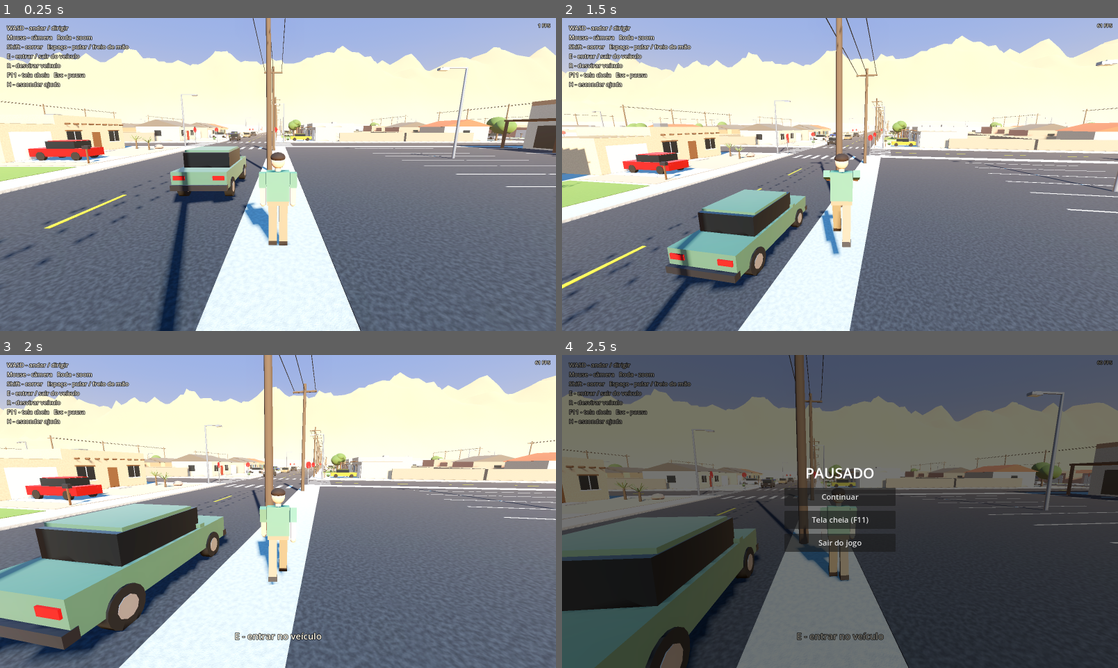
Above: before the commit, frames 1-4 (two rows, left to right).
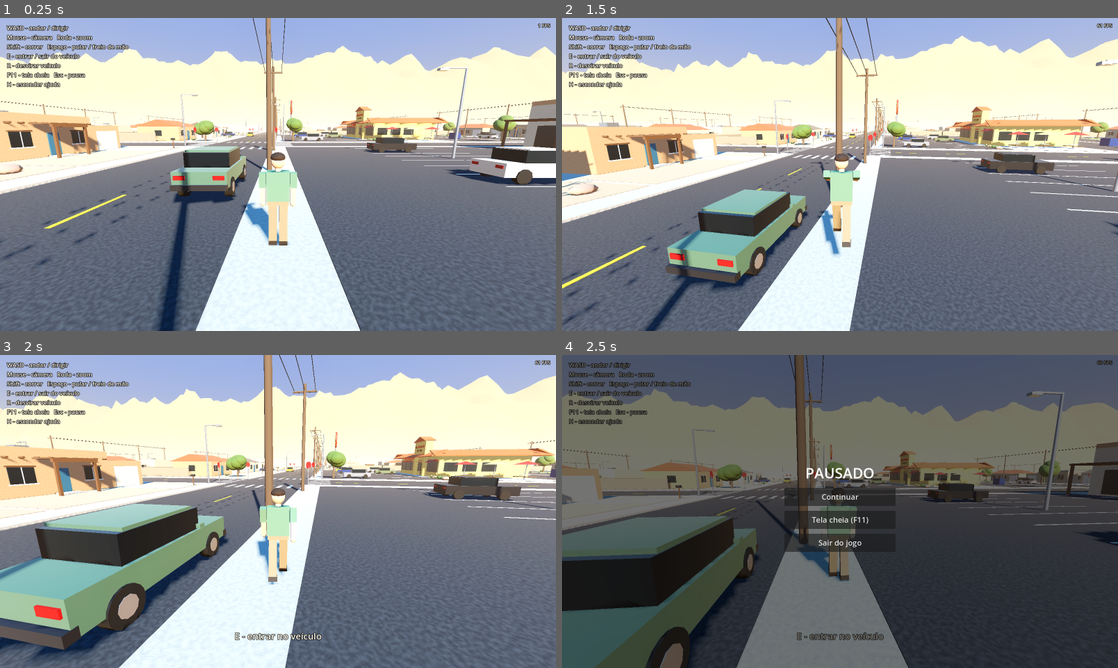
Above: after the commit, the same moments.

Repository: laudisio/desert-mvp
Game: Godot game, scene res://scenes/main.tscn
Two runs of this game, one before a commit and one after it. Both use one fixed random seed, a clock stepped at 60 frames per second and the inputs below.
Inputs (mouse positions are in pixels of both pictures, inside the frame that each line leads up to):
- Up to frame 1 (0.25 s): no input
- Up to frame 2 (1.5 s): move the mouse to (867, 174) at 0.52 s; hold E (interact) 0.53-1.28 s; hold W (move_forward) from 0.53 s (still down); tap Space (jump) at 0.77 s; move the mouse to (812, 174) at 1.27 s; tap Shift (sprint) at 1.35 s
- Up to frame 3 (2 s): keep holding W (move_forward); tap Space (jump) at 1.52 s
- Up to frame 4 (2.5 s): keep holding W (move_forward); move the mouse to (851, 505) at 2.02 s; tap P at 2.1 s

The runs differ from the first frame. In frame 1, 8.8% of the frame differs, in the area x 0-100%, y 26-54%; in frame 2, 9.9%, in the area x 0-100%, y 26-70%; in frame 3, 9.2%; in frame 4, 4.1%.

Commit message:
Adiciona restaurante de frango e casa de família inspirados na série
Co-Authored-By: Devin AI <158243242+devin-ai-integration[bot]@users.noreply.github.com>

Diff:
--- a/scripts/autotest.gd
+++ b/scripts/autotest.gd
@@ -90,6 +90,27 @@
     print("[autotest] rv speed=", rv.forward_speed(), " up.y=", rv.global_transform.basis.y.y)
     await _shot("08_rv_drive")
     Input.action_release("move_forward")
+    Input.action_press("move_back")
+    for i in 40:
+        if absf(rv.forward_speed()) < 1.5:
+            break
+        await _wait(0.1)
+    Input.action_release("move_back")
+    await _wait(0.5)
+    main.toggle_vehicle()
+    print("[autotest] exited rv: ", main.current_vehicle == null)
+    await _wait(0.5)
+    var city: City = main.city
+    player.teleport(city.restaurant_inside)
+    rig.yaw = city_yaw_toward(player.global_position, city.restaurant_counter)
+    await _wait(1.5)
+    print("[autotest] inside restaurant player=", player.global_position)
+    await _shot("12_restaurante_dentro")
+    var hxf := city.family_house_xf
+    player.teleport(hxf * Vector3(3.0, City.CURB + 0.1, -3.0))
+    rig.yaw = city_yaw_toward(player.global_position, hxf * Vector3(0, 0, 9.0))
+    await _wait(1.5)
+    await _shot("13_casa")
     # aerial
     rig.target = null
     rig.global_position = Vector3(-60, 90, -120)
@@ -101,6 +122,19 @@
     rig.rotation = Vector3(-0.05, -PI / 2.0, 0)
     await _wait(1.0)
     await _shot("10_mountains")
+    rig.global_position = hxf * Vector3(10.0, 12.0, 32.0)
+    rig.look_at(hxf * Vector3(0, 0, 14.0))
+    await _wait(1.0)
+    await _shot("14_casa_quintal")
+    var rp := city.restaurant_door
+    rig.global_position = rp + Vector3(28.0, 16.0, -22.0)
+    rig.look_at(rp + Vector3(4.0, 0, 8.0))
+    await _wait(1.0)
+    await _shot("15_restaurante_aereo")
+    rig.global_position = rp + Vector3(9.0, 2.2, -5.0)
+    rig.look_at(rp + Vector3(-1.0, 2.6, 6.0))
+    await _wait(1.0)
+    await _shot("11_restaurante")
     print("[autotest] done")
     get_tree().quit()
 
--- a/scripts/city.gd
+++ b/scripts/city.gd
@@ -15,6 +15,8 @@
 const HWY_IDX := 2
 const WEST_IDX := 3
 const HWY_END := 940.0
+const RESTAURANT_NAME := "POLLOS DORADOS"
+const RESTAURANT_TAGLINE := "FRIED CHICKEN"
 
 const STUCCO := [
     Color(0.86, 0.74, 0.58), Color(0.80, 0.62, 0.45), Color(0.90, 0.84, 0.72),
@@ -37,6 +39,10 @@
 var spawn_yaw := 0.0
 var sedan_spawn := Transform3D()
 var rv_spawn := Transform3D()
+var restaurant_door := Vector3.ZERO
+var restaurant_inside := Vector3.ZERO
+var restaurant_counter := Vector3.ZERO
+var family_house_xf := Transform3D()
 
 
 static func line(i: int) -> float:
@@ -121,6 +127,21 @@
     M.lamp = Mats.emissive("lamp", Color(1.0, 0.95, 0.8), 0.4)
     M.tail = Mats.solid("tail", Color(0.6, 0.05, 0.05), 0.4)
     M.pool = Mats.solid("pool", Color(0.2, 0.55, 0.75), 0.05, 0.1)
+    M.pollo_yellow = Mats.make("pollo_yellow", Color(0.98, 0.82, 0.45), "grain", 0.5, 0.95, "stucco")
+    M.sign_yellow = Mats.solid("sign_yellow", Color(1.0, 0.8, 0.2), 0.5)
+    M.pollo_red = Mats.solid("pollo_red", Color(0.72, 0.12, 0.07), 0.6)
+    M.pollo_tile = Mats.make("pollo_tile", Color(0.78, 0.36, 0.2), "grain", 1.2, 0.85, "rough")
+    M.floor_tile = Mats.make("floor_tile", Color(0.92, 0.86, 0.74), "concrete", 0.6, 0.5)
+    M.steel = Mats.solid("steel", Color(0.75, 0.76, 0.78), 0.3, 0.9)
+    M.booth = Mats.solid("booth", Color(0.62, 0.1, 0.08), 0.5)
+    M.menu_board = Mats.solid("menu_board", Color(0.08, 0.07, 0.06), 0.7)
+    M.ceiling_lamp = Mats.emissive("ceiling_lamp", Color(1.0, 0.94, 0.8), 2.0)
+    M.house_stucco = Mats.make("house_stucco", Color(0.84, 0.74, 0.6), "grain", 0.5, 0.95, "stucco")
+    M.house_trim = Mats.solid("house_trim", Color(0.36, 0.25, 0.17), 0.7)
+    M.house_roof = Mats.make("house_roof", Color(0.36, 0.29, 0.24), "grain", 1.0, 0.95, "rough")
+    M.brick = Mats.make("brick", Color(0.6, 0.34, 0.25), "grain", 1.0, 0.95, "rough")
+    M.lounge = Mats.solid("lounge", Color(0.93, 0.93, 0.9), 0.6)
+    M.family_car = Mats.solid("family_car", Color(0.5, 0.52, 0.38), 0.35, 0.5)
     M.cars = []
     for i in CAR_COLORS.size():
         M.cars.append(Mats.solid("car_%d" % i, CAR_COLORS[i], 0.35, 0.5))
@@ -267,6 +288,8 @@
         _vacant_block(b, cx, cz)
     elif bx == 1 and bz == 3:
         _park_block(b, cx, cz)
+    elif bx == 3 and bz == 2:
+        _restaurant_block(b, cx, cz)
     else:
         for row in 2:
             for k in 3:
@@ -276,7 +299,11 @@
                     xf = T(Vector3(lx, 0.0, cz - BLOCK * 0.5))
                 else:
                     xf = T(Vector3(lx, 0.0, cz + BLOCK * 0.5), PI)
-                _house_lot(b, xf)
+                if bx == 1 and bz == 2 and row == 0 and k == 2:
+                    family_house_xf = xf
+                    _family_house(b, xf)
+                else:
+                    _house_lot(b, xf)
     _street_furniture(b, cx, cz)
     b.build(self, "Block_%d_%d" % [bx, bz])
 
@@ -638,3 +665,279 @@
         cs.position = d * (WORLD_HALF + 5.0) + Vector3(0, 100, 0)
         body.add_child(cs)
     add_child(body)
+
+
+# ---------------------------------------------------------------- landmarks
+
+func _label(text: String, pos: Vector3, yaw: float, size: int, color: Color, double := false) -> Label3D:
+    var lbl := Label3D.new()
+    lbl.text = text
+    lbl.font_size = size
+    lbl.pixel_size = 0.008
+    lbl.outline_size = 14
+    lbl.modulate = color
+    lbl.double_sided = double
+    lbl.position = pos
+    lbl.rotation.y = yaw
+    add_child(lbl)
+    return lbl
+
+
+func _tilted(b: GeoBuilder, pos: Vector3, size: Vector3, axis: Vector3, angle: float, mat: Material) -> void:
+    b.box(Transform3D(Basis(axis, angle), pos), size, mat, false)
+
+
+func _restaurant_block(b: GeoBuilder, cx: float, cz: float) -> void:
+    var y0 := CURB
+    var H := 4.2
+    var x0 := cx - 16.0
+    var x1 := cx + 4.0
+    var z0 := cz - 3.0
+    var z1 := cz + 11.0
+    var mx := (x0 + x1) * 0.5
+    var mz := (z0 + z1) * 0.5
+    var door_x := cx - 10.0
+    var yellow: Material = M.pollo_yellow
+    var red: Material = M.pollo_red
+
+    # lot: parking, drive-thru lane, patio
+    b.box(T(Vector3(cx, y0 + 0.01, cz)), Vector3(BLOCK, 0.02, BLOCK), M.asphalt, false)
+    for row_z in [cz - 18.0, cz - 9.5]:
+        for k in range(-7, 7):
+            b.box(T(Vector3(cx - 4.0 + k * 2.7, y0 + 0.025, row_z)), Vector3(0.12, 0.01, 4.8), M.line_w, false)
+    b.box(T(Vector3(cx - 20.5, y0 + 0.03, mz)), Vector3(7.0, 0.04, 14.0), M.concrete, false)
+    b.box(T(Vector3(mx, y0 + 0.03, z0 - 1.4)), Vector3(21.0, 0.04, 2.6), M.concrete, false)
+    for zz in [cz - 4.0, cz + 4.0, cz + 12.0]:
+        b.box(T(Vector3(cx + 7.5, y0 + 0.025, zz)), Vector3(0.25, 0.01, 2.2), M.line_y, false)
+    b.box(T(Vector3(cx + 5.0, y0 + 0.08, cz + 4.0)), Vector3(0.35, 0.16, 30.0), M.concrete)
+
+    # floor + walls
+    b.box(T(Vector3(mx, y0 + 0.03, mz)), Vector3(x1 - x0, 0.04, z1 - z0), M.floor_tile, false)
+    var t := 0.3
+    # front wall with windows and a door gap
+    for seg in [[x0, door_x - 1.2], [door_x + 1.2, x1]]:
+        var a: float = seg[0]
+        var c: float = seg[1]
+        var sx := (a + c) * 0.5
+        var w := c - a
+        b.shape_box(T(Vector3(sx, y0 + H * 0.5, z0)), Vector3(w, H, t))
+        b.box(T(Vector3(sx, y0 + 0.45, z0)), Vector3(w, 0.9, t), yellow, false)
+        b.box(T(Vector3(sx, y0 + 1.95, z0)), Vector3(w - 0.2, 2.1, 0.08), M.glass, false)
+        b.box(T(Vector3(sx, y0 + 3.6, z0)), Vector3(w, 1.2, t), yellow, false)
+        var mullions := int(w / 2.6)
+        for k in mullions + 1:
+            b.box(T(Vector3(a + 0.1 + k * (w - 0.2) / maxf(mullions, 1), y0 + 1.95, z0 - 0.05)), Vector3(0.1, 2.1, 0.12), M.dark_metal, false)
+    b.box(T(Vector3(door_x, y0 + 3.4, z0)), Vector3(2.4, 1.6, t), yellow)
+    for sx in [-1.25, 1.25]:
+        b.box(T(Vector3(door_x + sx, y0 + 1.3, z0)), Vector3(0.12, 2.6, 0.35), M.dark_metal, false)
+    b.box(T(Vector3(mx, y0 + 3.05, z0 - 0.17)), Vector3(x1 - x0, 0.3, 0.06), red, false)
+    # back, sides, kitchen partition
+    b.box(T(Vector3(mx, y0 + H * 0.5, z1)), Vector3(x1 - x0, H, t), yellow)
+    b.box(T(Vector3(x0, y0 + H * 0.5, mz)), Vector3(t, H, z1 - z0), yellow)
+    b.box(T(Vector3(x1, y0 + H * 0.5, mz)), Vector3(t, H, z1 - z0), yellow)
+    for k in 3:
+        b.box(T(Vector3(x0 - 0.17, y0 + 1.9, z0 + 2.0 + k * 3.0)), Vector3(0.06, 1.6, 2.2), M.glass, false)
+    b.box(T(Vector3(x1 + 0.17, y0 + 1.5, cz + 8.5)), Vector3(0.06, 1.2, 1.6), M.glass, false)
+    b.box(T(Vector3(x1 + 0.6, y0 + 1.0, cz + 8.5)), Vector3(0.6, 0.08, 1.8), M.steel, false)
+    _label("DRIVE-THRU", Vector3(x1 + 0.2, y0 + 2.6, cz + 8.5), PI * 0.5, 70, Color(0.85, 0.12, 0.06))
+    var pz := cz + 7.5
+    b.box(T(Vector3((x0 + cx + 1.0) * 0.5, y0 + H * 0.5, pz)), Vector3(cx + 1.0 - x0, H, 0.2), yellow)
+    b.box(T(Vector3((cx + 3.0 + x1) * 0.5, y0 + H * 0.5, pz)), Vector3(x1 - cx - 3.0, H, 0.2), yellow)
+    b.box(T(Vector3(cx + 2.0, y0 + 3.4, pz)), Vector3(2.0, 1.6, 0.2), yellow, false)
+
+    # roof: flat deck + red tile mansard + entrance tower
+    b.box(T(Vector3(mx, y0 + H + 0.15, mz)), Vector3(x1 - x0 + 0.6, 0.3, z1 - z0 + 0.6), M.roof_flat)
+    var ang := 0.42
+    var bw := 2.6
+    var ry := y0 + H + 0.15
+    _tilted(b, Vector3(mx, ry, z0 - 0.75), Vector3(x1 - x0 + 3.2, 0.14, bw), Vector3.RIGHT, -ang, M.pollo_tile)
+    _tilted(b, Vector3(mx, ry, z1 + 0.75), Vector3(x1 - x0 + 3.2, 0.14, bw), Vector3.RIGHT, ang, M.pollo_tile)
+    _tilted(b, Vector3(x0 - 0.75, ry, mz), Vector3(bw, 0.14, z1 - z0 + 3.2), Vector3.BACK, ang, M.pollo_tile)
+    _tilted(b, Vector3(x1 + 0.75, ry, mz), Vector3(bw, 0.14, z1 - z0 + 3.2), Vector3.BACK, -ang, M.pollo_tile)
+    var tz := z0 - 0.9
+    for sx in [-2.3, 2.3]:
+        b.box(T(Vector3(door_x + sx, y0 + 2.4, tz)), Vector3(0.7, 4.8, 0.7), yellow)
+    b.box(T(Vector3(door_x, y0 + 5.6, tz + 0.35)), Vector3(5.3, 2.6, 1.4), yellow)
+    b.box(T(Vector3(door_x, y0 + 4.2, tz - 0.36)), Vector3(5.3, 0.25, 0.06), red, false)
+    b.mesh(GeoBuilder.prism_mesh(Vector3(5.9, 1.0, 2.0)), T(Vector3(door_x, y0 + 7.4, tz + 0.35)), M.pollo_tile)
+    b.box(T(Vector3(door_x, y0 + 2.9, tz)), Vector3(4.0, 0.15, 1.6), yellow, false)
+    _label(RESTAURANT_NAME, Vector3(door_x, y0 + 5.9, tz - 0.4), PI, 64, Color(0.8, 0.1, 0.05))
+    _label(RESTAURANT_TAGLINE, Vector3(door_x, y0 + 5.15, tz - 0.4), PI, 44, Color(0.35, 0.18, 0.08))
+    _label(RESTAURANT_NAME, Vector3(cx - 1.5, y0 + 3.6, z0 - 0.2), PI, 90, Color(0.8, 0.1, 0.05))
+    for k in 3:
+        _tilted(b, Vector3(x0 + 1.6 + k * 1.9, y0 + 3.0, z0 - 0.55), Vector3(1.7, 0.06, 1.1), Vector3.RIGHT, -0.5, red)
+
+    # interior
+    var ctr_z := cz + 4.8
+    b.box(T(Vector3(cx - 5.0, y0 + 0.55, ctr_z)), Vector3(14.0, 1.1, 0.8), red)
+    b.box(T(Vector3(cx - 5.0, y0 + 1.13, ctr_z)), Vector3(14.2, 0.06, 1.0), M.steel, false)
+    for k in 3:
+        b.box(T(Vector3(cx - 9.0 + k * 4.0, y0 + 1.3, ctr_z)), Vector3(0.45, 0.3, 0.35), M.dark_metal, false)
+    var items := [
+        "COMBO 1 .... $5.99\nCOMBO 2 .... $7.49\nCOMBO 3 .... $8.99",
+        RESTAURANT_NAME + "\n" + RESTAURANT_TAGLINE,
+        "CURLY FRIES .. $1.99\nCORN ........ $1.49\nTEA ......... $0.99",
+    ]
+    for k in 3:
+        var mxk := cx - 9.0 + k * 4.0
+        b.box(T(Vector3(mxk, y0 + 2.9, pz - 0.14)), Vector3(3.6, 1.2, 0.06), M.menu_board, false)
+        _label(items[k], Vector3(mxk, y0 + 2.9, pz - 0.18), PI, 30 if k != 1 else 36, Color(1.0, 0.86, 0.45) if k == 1 else Color(0.95, 0.95, 0.9))
+    for k in 3:
+        b.box(T(Vector3(cx - 11.0 + k * 3.5, y0 + 0.5, z1 - 0.7)), Vector3(1.6, 1.0, 1.0), M.steel)
+        b.box(T(Vector3(cx - 11.0 + k * 3.5, y0 + 1.75, z1 - 0.5)), Vector3(1.6, 0.9, 0.6), M.steel, false)
+    b.box(T(Vector3(cx + 0.5, y0 + 0.5, cz + 9.0)), Vector3(3.0, 1.0, 1.0), M.steel)
+    for row in 2:
+        for k in 4:
+            var p := Vector3(x0 + 1.6 + k * 2.8, y0, z0 + 1.6 + row * 2.6)
+            b.mesh(GeoBuilder.cyl_mesh(0.55, 0.55, 0.06, 14), T(p + Vector3(0, 0.76, 0)), M.lounge)
+            b.mesh(GeoBuilder.cyl_mesh(0.06, 0.06, 0.74, 6), T(p + Vector3(0, 0.37, 0)), M.dark_metal)
+            b.shape_box(T(p + Vector3(0, 0.4, 0)), Vector3(1.0, 0.8, 1.0))
+            for sz in [-0.8, 0.8]:
+                b.box(T(p + Vector3(0, 0.25, sz)), Vector3(0.45, 0.5, 0.45), M.booth, false)
+                b.box(T(p + Vector3(0, 0.75, sz + signf(sz) * 0.2)), Vector3(0.45, 0.6, 0.06), M.booth, false)
+    for lx in [cx - 12.5, cx - 6.0, cx + 0.5]:
+        for lz in [cz - 0.5, cz + 3.0, cz + 9.0]:
+            b.box(T(Vector3(lx, y0 + H - 0.03, lz)), Vector3(1.2, 0.04, 0.6), M.ceiling_lamp, false)
+    for lp in [Vector3(cx - 11.0, y0 + 3.5, cz + 1.5), Vector3(cx - 1.0, y0 + 3.5, cz + 1.5), Vector3(cx - 5.0, y0 + 3.5, cz + 9.2)]:
+        var l := OmniLight3D.new()
+        l.position = lp
+        l.omni_range = 9.0
+        l.light_energy = 1.4
+        l.light_color = Color(1.0, 0.9, 0.75)
+        l.shadow_enabled = false
+        add_child(l)
+
+    # patio tables with umbrellas
+    for k in 3:
+        var p := Vector3(cx - 20.5, y0, z0 + 2.0 + k * 4.2)
+        b.mesh(GeoBuilder.cyl_mesh(0.6, 0.6, 0.06, 12), T(p + Vector3(0, 0.76, 0)), M.lounge)
+        b.mesh(GeoBuilder.cyl_mesh(0.05, 0.05, 2.5, 6), T(p + Vector3(0, 1.25, 0)), M.metal)
+        b.mesh(GeoBuilder.cyl_mesh(0.05, 1.5, 0.5, 10), T(p + Vector3(0, 2.6, 0)), red if k % 2 == 0 else yellow)
+        b.shape_box(T(p + Vector3(0, 0.4, 0)), Vector3(1.2, 0.8, 1.2))
+        for sx in [-1.0, 1.0]:
+            b.box(T(p + Vector3(sx * 1.0, 0.45, 0)), Vector3(0.4, 0.08, 1.4), M.wood, false)
+
+    # drive-thru menu board
+    var mb := Vector3(cx + 9.8, y0, cz + 14.0)
+    b.box(T(mb + Vector3(0, 0.6, 0)), Vector3(0.2, 1.2, 0.2), M.dark_metal)
+    b.box(T(mb + Vector3(0, 1.7, 0)), Vector3(0.15, 1.4, 2.0), M.menu_board)
+    _label("MENU", mb + Vector3(-0.1, 2.15, 0), -PI * 0.5, 48, Color(1.0, 0.86, 0.45))
+
+    # pole sign
+    var sp := Vector3(cx + 19.0, y0, cz - 20.0)
+    b.mesh(GeoBuilder.cyl_mesh(0.22, 0.28, 9.0, 10), T(sp + Vector3(0, 4.5, 0)), M.metal)
+    b.shape_box(T(sp + Vector3(0, 4.5, 0)), Vector3(0.5, 9.0, 0.5))
+    var disc := Basis(Vector3.RIGHT, PI * 0.5)
+    b.mesh(GeoBuilder.cyl_mesh(2.5, 2.5, 0.45, 28), Transform3D(disc, sp + Vector3(0, 10.4, 0)), red)
+    b.mesh(GeoBuilder.cyl_mesh(2.2, 2.2, 0.5, 28), Transform3D(disc, sp + Vector3(0, 10.4, 0)), M.sign_yellow)
+    var sign_text := RESTAURANT_NAME.replace(" ", "\n")
+    _label(sign_text, sp + Vector3(0, 10.75, -0.27), PI, 96, Color(0.8, 0.1, 0.05))
+    _label(sign_text, sp + Vector3(0, 10.75, 0.27), 0.0, 96, Color(0.8, 0.1, 0.05))
+    _label(RESTAURANT_TAGLINE, sp + Vector3(0, 9.25, -0.27), PI, 40, Color(0.35, 0.18, 0.08))
+
+    # parked cars + landscaping
+    for k in 4:
+        var car_x := cx - 4.0 + rng.randi_range(-7, 5) * 2.7 + 1.35
+        _car_prop(b, T(Vector3(car_x, y0 + 0.02, cz - 18.0), PI if k % 2 == 0 else 0.0), M.cars[rng.randi() % M.cars.size()])
+    for k in 2:
+        var car_x2 := cx - 4.0 + rng.randi_range(-7, 5) * 2.7 + 1.35
+        _car_prop(b, T(Vector3(car_x2, y0 + 0.02, cz - 9.5)), M.cars[rng.randi() % M.cars.size()])
+    for p in [Vector3(cx - 23.0, y0, cz - 22.0), Vector3(cx + 23.0, y0, cz + 22.0), Vector3(cx - 23.0, y0, cz + 20.0)]:
+        _tree(b, T(p))
+    for k in 6:
+        _plant(b, T(Vector3(cx - 23.5 + k * 0.9, y0, cz - 5.0), rng.randf() * TAU))
+    b.box(T(Vector3(cx - 12.0, y0 + 0.75, cz + 19.0)), Vector3(2.0, 1.5, 1.4), M.cars[1])
+
+    restaurant_door = Vector3(door_x, y0 + 0.1, z0 - 6.0)
+    restaurant_inside = Vector3(cx - 2.0, y0 + 0.1, cz + 1.0)
+    restaurant_counter = Vector3(cx - 6.0, y0 + 1.5, ctr_z + 1.5)
+
+
+func _family_house(b: GeoBuilder, xf: Transform3D) -> void:
+    var y0 := CURB
+    var stucco: Material = M.house_stucco
+    var trim: Material = M.house_trim
+    var sb := 5.0
+    var d := 9.0
+    var h := 2.9
+    var hx0 := -7.0
+    var gx0 := 2.2
+    var hx1 := 7.0
+    var gx := (gx0 + hx1) * 0.5
+
+    # front yard, driveway, walkway
+    _bx(b, xf, Vector3((-7.8 + 2.4) * 0.5, y0 + 0.01, sb * 0.5), Vector3(10.2, 0.02, sb), M.lawn, false)
+    _bx(b, xf, Vector3(5.2, y0 + 0.01, sb * 0.5), Vector3(5.2, 0.02, sb), M.gravel, false)
+    _bx(b, xf, Vector3(gx, y0 + 0.02, sb * 0.5), Vector3(3.8, 0.02, sb), M.concrete, false)
+    _bx(b, xf, Vector3(0.4, y0 + 0.03, 3.4), Vector3(3.6, 0.02, 0.9), M.concrete, false)
+    _bx(b, xf, Vector3(-1.0, y0 + 0.03, 4.2), Vector3(0.9, 0.02, 1.6), M.concrete, false)
+    _bx(b, xf, Vector3(0, y0 + 0.01, sb + 12.0), Vector3(15.6, 0.02, 24.0 - sb - 0.4), M.gravel, false)
+
+    # body + garage
+    _bx(b, xf, Vector3((hx0 + hx1) * 0.5, y0 + h * 0.5, sb + d * 0.5), Vector3(hx1 - hx0, h, d), stucco)
+    _bx(b, xf, Vector3(gx, y0 + 1.1, sb - 0.04), Vector3(3.3, 2.2, 0.1), M.garage, false)
+    for k in 4:
+        _bx(b, xf, Vector3(gx, y0 + 0.3 + k * 0.55, sb - 0.1), Vector3(3.3, 0.03, 0.02), trim, false)
+    _bx(b, xf, Vector3(gx, y0 + 2.3, sb - 0.08), Vector3(3.6, 0.14, 0.14), trim, false)
+    _bx(b, xf, Vector3(gx0, y0 + h * 0.5, sb - 0.06), Vector3(0.18, h, 0.14), trim, false)
+    _bx(b, xf, Vector3(0, y0 + 0.12, sb - 0.04), Vector3(hx1 - hx0, 0.24, 0.1), trim, false)
+
+    # low gable roof with brown fascia + brick chimney
+    var rw := hx1 - hx0 + 1.4
+    b.mesh(GeoBuilder.prism_mesh(Vector3(d + 1.4, 1.2, rw)), xf * T(Vector3(0, y0 + h + 0.6, sb + d * 0.5), PI * 0.5), M.house_roof)
+    _bx(b, xf, Vector3(0, y0 + h - 0.05, sb - 0.68), Vector3(rw, 0.24, 0.08), trim, false)
+    _bx(b, xf, Vector3(0, y0 + h - 0.05, sb + d + 0.68), Vector3(rw, 0.24, 0.08), trim, false)
+    _bx(b, xf, Vector3(0, y0 + h - 0.15, sb + d * 0.5), Vector3(rw, 0.06, d + 1.4), trim, false)
+    _bx(b, xf, Vector3(-5.3, y0 + h + 0.9, sb + d * 0.5 + 1.2), Vector3(1.1, 2.8, 1.1), M.brick)
+    _bx(b, xf, Vector3(-5.3, y0 + h + 2.35, sb + d * 0.5 + 1.2), Vector3(1.3, 0.12, 1.3), M.concrete, false)
+
+    # front windows with shutters, door, porch light
+    var wins := [[-4.6, 2.6, 1.4], [0.9, 1.2, 1.1]]
+    for wdef in wins:
+        var wx: float = wdef[0]
+        var ww: float = wdef[1]
+        var wh: float = wdef[2]
+        _bx(b, xf, Vector3(wx, y0 + 1.6, sb - 0.03), Vector3(ww, wh, 0.06), M.glass, false)
+        _bx(b, xf, Vector3(wx, y0 + 1.6 - wh * 0.5 - 0.05, sb - 0.09), Vector3(ww + 0.2, 0.08, 0.18), trim, false)
+        _bx(b, xf, Vector3(wx, y0 + 1.6, sb - 0.07), Vector3(0.05, wh, 0.04), M.trim, false)
+        for sx in [-1.0, 1.0]:
+            _bx(b, xf, Vector3(wx + sx * (ww * 0.5 + 0.3), y0 + 1.6, sb - 0.06), Vector3(0.5, wh + 0.1, 0.06), trim, false)
+    _bx(b, xf, Vector3(-1.0, y0 + 1.05, sb - 0.04), Vector3(1.0, 2.1, 0.08), M.doors[0], false)
+    _bx(b, xf, Vector3(-1.0, y0 + 2.2, sb - 0.08), Vector3(1.3, 0.12, 0.14), trim, false)
+    _bx(b, xf, Vector3(-0.3, y0 + 1.9, sb - 0.1), Vector3(0.12, 0.22, 0.1), M.lamp, false)
+    _bx(b, xf, Vector3(-1.0, y0 + 0.07, sb - 0.5), Vector3(1.6, 0.14, 1.0), M.concrete, false)
+    for sx in [-1.0, 1.0]:
+        _bx(b, xf, Vector3(sx * (hx1 + 0.03), y0 + 1.6, sb + d * 0.55), Vector3(0.06, 1.1, 1.4), M.glass, false)
+    _bx(b, xf, Vector3(-3.0, y0 + 1.6, sb + d + 0.03), Vector3(2.4, 1.2, 0.06), M.glass, false)
+    _bx(b, xf, Vector3(0.6, y0 + 1.05, sb + d + 0.03), Vector3(1.8, 2.1, 0.06), M.glass, false)
+
+    # back patio + pool
+    _bx(b, xf, Vector3(-1.5, y0 + 0.03, sb + d + 1.2), Vector3(9.0, 0.04, 2.4), M.concrete, false)
+    _bx(b, xf, Vector3(-0.5, y0 + 0.02, 19.6), Vector3(12.0, 0.03, 7.4), M.concrete, false)
+    var pool_c := Vector3(-0.5, y0 + 0.05, 19.6)
+    _bx(b, xf, pool_c, Vector3(5.2, 0.03, 3.6), M.pool, false)
+    for sx in [-1.0, 1.0]:
+        b.mesh(GeoBuilder.cyl_mesh(1.8, 1.8, 0.03, 18), xf * T(pool_c + Vector3(sx * 2.6, 0, 0)), M.pool)
+    _bx(b, xf, pool_c + Vector3(0, 0.04, -1.9), Vector3(5.6, 0.08, 0.25), M.lounge, false)
+    _bx(b, xf, pool_c + Vector3(0, 0.04, 1.9), Vector3(5.6, 0.08, 0.25), M.lounge, false)
+    for k in 2:
+        var lp := Vector3(-5.6 + k * 1.3, y0, 15.6)
+        _bx(b, xf, lp + Vector3(0, 0.3, 0), Vector3(0.7, 0.1, 1.9), M.lounge, false)
+        b.box(xf * Transform3D(Basis(Vector3.RIGHT, -0.6), lp + Vector3(0, 0.55, 0.85)), Vector3(0.7, 0.08, 0.7), M.lounge, false)
+    _bx(b, xf, Vector3(4.2, y0 + 0.5, 15.5), Vector3(1.0, 1.0, 0.6), M.dark_metal)
+    _bx(b, xf, Vector3(3.0, y0 + 0.38, 15.5), Vector3(1.0, 0.06, 1.0), M.wood, false)
+
+    # block walls + side gate
+    var wall_h := 1.7
+    var wz0 := sb + d * 0.5
+    for sx in [-1.0, 1.0]:
+        _bx(b, xf, Vector3(sx * 7.85, y0 + wall_h * 0.5, (wz0 + 23.8) * 0.5), Vector3(0.2, wall_h, 23.8 - wz0), M.block_wall)
+    _bx(b, xf, Vector3(0, y0 + wall_h * 0.5, 23.7), Vector3(15.9, wall_h, 0.2), M.block_wall)
+
+    # landscaping, mailbox, car
+    _tree(b, xf * T(Vector3(-5.5, y0, 2.0)))
+    for p in [Vector3(-2.4, y0, 4.4), Vector3(-6.8, y0, 4.3), Vector3(1.6, y0, 4.4), Vector3(7.3, y0, 2.5)]:
+        _plant(b, xf * T(p, rng.randf() * TAU))
+    _bx(b, xf, Vector3(7.0, y0 + 0.55, 0.5), Vector3(0.08, 1.1, 0.08), M.wood)
+    _bx(b, xf, Vector3(7.0, y0 + 1.15, 0.5), Vector3(0.22, 0.24, 0.45), M.dark_metal, false)
+    _car_prop(b, xf * T(Vector3(gx, y0, sb - 2.6)), M.family_car)
